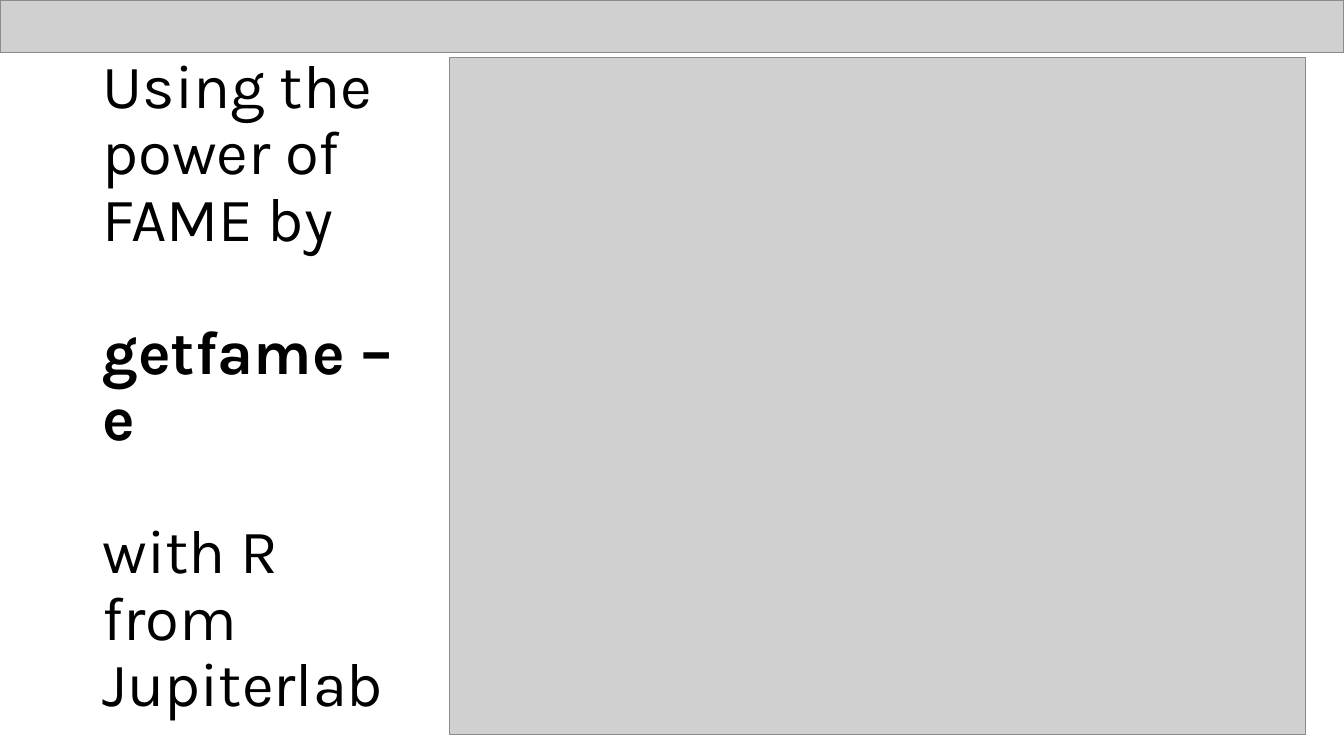
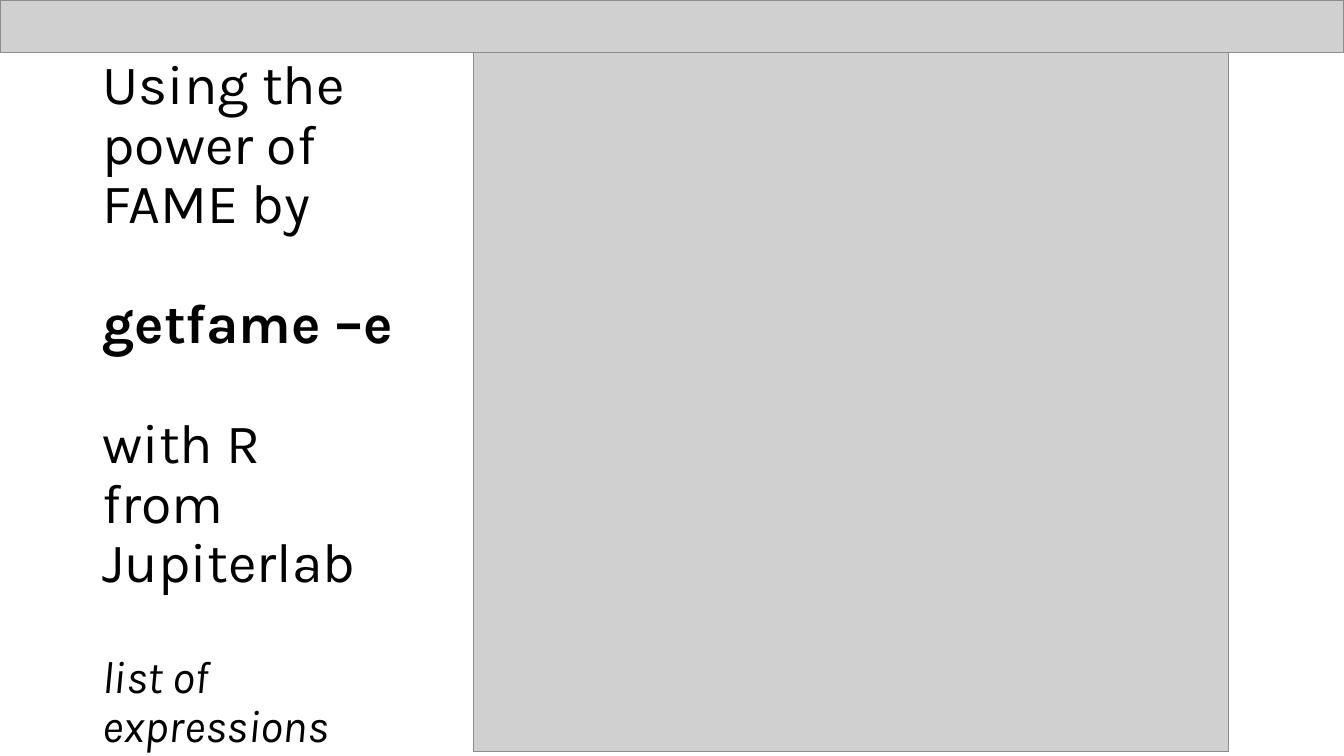
Before and after one commit to eriksoeb/getfame, a slide deck: slide 11 of getfame.pptx. Drawn at 1344x756 pixels with LibreOffice and Linux fonts; fonts in the diff are those of the drawing; grey boxes stand for pictures. Boxes give left, top, right and bottom in pixels: in the first picture for what was removed or moved away, otherwise in the second. Text is boxed around its words. In the diff, an @@ line names an element or a change of style, - is before the commit and + after.

```diff
--- a/getfame.pptx
+++ b/getfame.pptx
@@ picture: place and size @@
-picture at [450, 57, 1306, 735]
+picture at [474, 53, 1229, 752]
@@ title at [102, 66, 393, 753]: text changed; size 44 to 39.6 pt @@
-Using the power of FAME by
-getfame –e
-with R
-from
-Jupiterlab
+Using the power of FAME by
+getfame –e
+with R
+from
+Jupiterlab
+list of expressions
```
Also in this commit, not shown: 5 other slides changed, 2 slides added, 1 slide removed, 1 other file.
